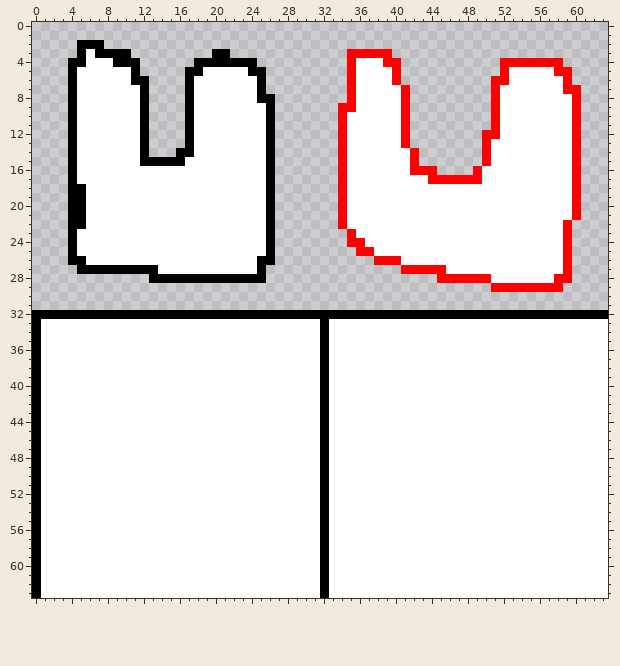
Two states of a pixel-art sprite, res/entities.png. Above: the version before the commit.
The file is 64x64 pixels. Colours within 5 levels of each other are drawn and written as one.
The result:
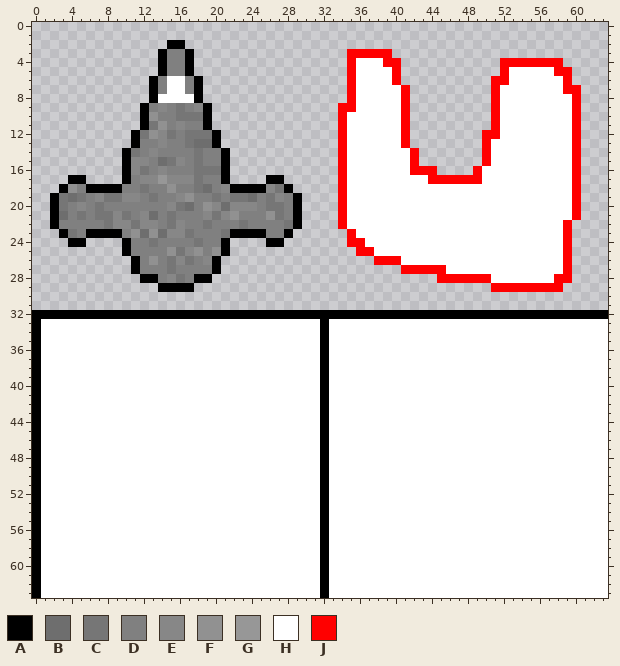
Palette (. is transparent): A #000000  B #6e6e6e  C #767676  D #808080  E #878787  F #919191  G #979797  H #ffffff  J #ff0000
Change:
y 2: x 5..7 AAA -> ...; x 15..16 .. -> AA
y 3: x 5..10 AHAAAA -> ......; x 14..17 .... -> ADDA; x 20..21 AA -> ..
y 4: x 4..11 AAHHHAAA -> ........; x 14..24 ....AAAAAAA -> ADDA.......
y 5: x 4..11 AHHHHHHA -> ........; x 14..16 ... -> ADD; x 18..25 AHHHHHAA -> ........
y 6: x 4..25 AHHHHHHAA....AHHHHHHHA -> .........ADHHDA.......
y 7: x 4..25 AHHHHHHHA....AHHHHHHHA -> .........ADHHDA.......
y 8: x 4..26 AHHHHHHHA....AHHHHHHHAA -> .........AHHHHA........
y 9: x 4..11 AHHHHHHH -> ........; x 13..26 ....AHHHHHHHHA -> DEDCDEA.......
y 10: x 4..11 AHHHHHHH -> ........; x 13..26 ....AHHHHHHHHA -> FDDCCCA.......
y 11: x 4..11 AHHHHHHH -> ........; x 13..26 ....AHHHHHHHHA -> CFDEDDA.......
y 12: x 4..26 AHHHHHHHA....AHHHHHHHHA -> .......ACFECDCCCA......
y 13: x 4..26 AHHHHHHHA....AHHHHHHHHA -> .......ADDEDDCBBA......
y 14: x 4..26 AHHHHHHHA...AAHHHHHHHHA -> ......ACDEDDDDCDDA.....
y 15: x 4..26 AHHHHHHHAAAAAHHHHHHHHHA -> ......AEEDBCEDCDDA.....
y 16: x 4..26 AHHHHHHHHHHHHHHHHHHHHHA -> ......AECDEDDDCCCA.....
y 17: x 5..25 HHHHHHHHHHHHHHHHHHHHH -> A....ADEEGEEECDDA....; x 27 . -> A
y 18: x 3..28 .AAHHHHHHHHHHHHHHHHHHHHA.. -> AFDAAAADDCDDFDDCBDEAAAAECA
y 19: x 2..29 ..AAHHHHHHHHHHHHHHHHHHHHA... -> ACBCDECCEEDCDDEFDDCDCCBDCEDA
y 20: x 2..29 ..AAHHHHHHHHHHHHHHHHHHHHA... -> ACDEDCDDDDDDDECBDFEBEEEDCCDA
y 21: x 2..29 ..AAHHHHHHHHHHHHHHHHHHHHA... -> ABDCDCCECDEBDCDDDECEFDDDFCDA
y 22: x 2..29 ..AAHHHHHHHHHHHHHHHHHHHHA... -> ADDDDDCEECEEDCEDDCDDDCDDDDCA
y 23: x 3..28 .AHHHHHHHHHHHHHHHHHHHHHA.. -> ACDAAAADFBFBEECDDDCAAAADDA
y 24: x 5..25 HHHHHHHHHHHHHHHHHHHHH -> A....ADDCDDDDCDDA....; x 27 . -> A
y 25: x 4..26 AHHHHHHHHHHHHHHHHHHHHHA -> ......ADDDDFCEFDFA.....
y 26: x 4..26 AAHHHHHHHHHHHHHHHHHHHAA -> .......ADFDCECDEA......
y 27: x 5..10 AAAAAA -> ......; x 12..25 AAHHHHHHHHHHHA -> DDDCDDDDA.....
y 28: x 12 . -> A; x 14..17 AAAA -> DECD; x 20..25 AAAAAA -> ......
y 29: x 14..17 .... -> AAAA
Boxes around the changes in both pictures, in picture pixels (x1, y1, x2, y2):
changed: (50, 40, 302, 292)
